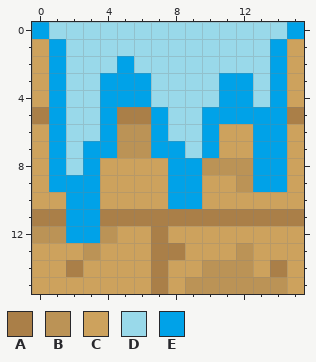
Two versions of one pixel-art sprite, images/slip.png. Above is the file before it was changed.
The file is 16x16 pixels.
Palette (. is transparent): A #aa7f48  B #bb9356  C #cda25d  D #99d9ea  E #00a2e8
Now the later version:
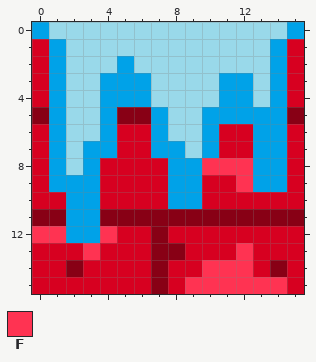
Colours new in this view: F #ff3352
The edit:
colour A: #aa7f48 -> #880015
colour C: #cda25d -> #d70020
y 6..7: x 5..6 BB -> CC
y 8: x 10..12 BBB -> FFF
y 9: x 12 B -> F
y 12: x 0..1 BB -> FF; x 4 B -> F
y 13: x 3 B -> F; x 12 B -> F
y 14: x 10..12 BBB -> FFF
y 15: x 9..14 BBBBBB -> FFFFFF
Boxes around the changes in both pictures, in picture pixels (x1, y1, x2, y2):
changed: (32, 39, 304, 294)
